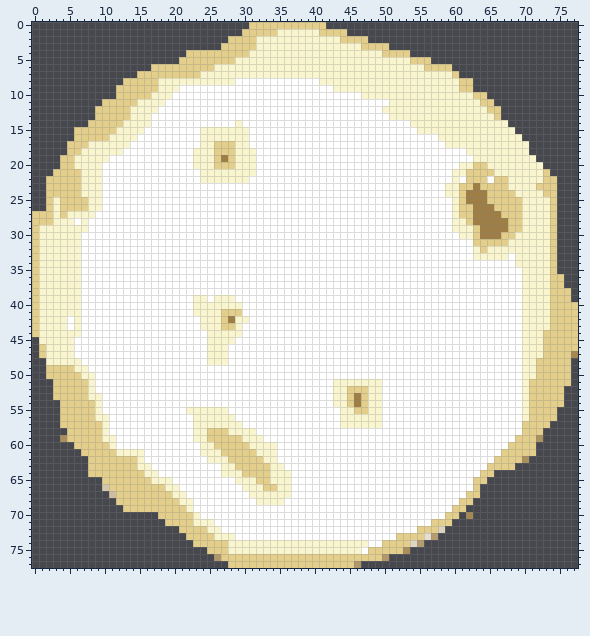
Two states of a sprite sheet, Assets/Sprites/Moon.png. Above is the file before it was changed.
The file is 78x78 pixels. Colours within 5 levels of each other are drawn and written as one.
New version:
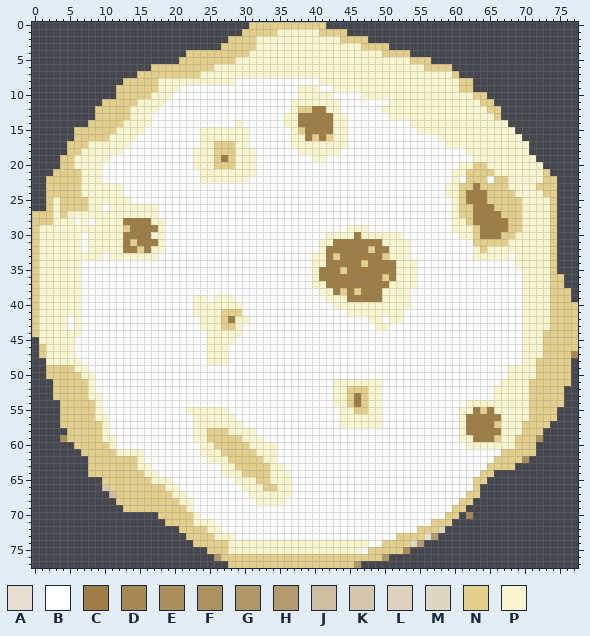
Palette (. is transparent): A #e6ded0  B #ffffff  C #9e7e44  D #a58852  E #aa8e5b  F #ad9261  G #b1986a  H #b49c70  J #cebea1  K #d4c6ac  L #ddd2be  M #e0d6c4  N #e3ce8b  P #f9f5ce
What changed:
@@ x 34..46 @@
  8 BBBBBBBPPPPPP
- 9 BBBBBBBBBPPPP
-10 BBBBBBBBBBBBB
-11 BBBBBBBBBBBBB
-12 BBBBBBBBBBBBB
-13 BBBBBBBBBBBBB
-14 BBBBBBBBBBBBB
-15 BBBBBBBBBBBBB
-16 BBBBBBBBBBBBB
-17 BBBBBBBBBBBBB
-18 BBBBBBBBBBBBB
-19 BBBBBBBBBBBBB
+ 9 BBBBPPPBBPPPP
+10 BBBBPPPPPBBBB
+11 BBBPPPPPPPBBB
+12 BBBPNNCCPPBBB
+13 BBPPCCCCCPPBB
+14 BBPPCCCCCPPBB
+15 BBBPNCCCCPPBB
+16 BBBPPCNCNPPBB
+17 BBBPPPPPPPPBB
+18 BBBBPPPPPPBBB
+19 BBBBBBPPBBBBB
 20 BBBBBBBBBBBBB
@@ x 5..56 @@
 22 NNPPPBBBBBBBBBBBBBBPPPPPPPBBBBBBBBBBBBBBBBBBBBBBBBBB
-23 NNPPPBBBBBBBBBBBBBBBBBBBBBBBBBBBBBBBBBBBBBBBBBBBBBBB
-24 NNPPPBBBBBBBBBBBBBBBBBBBBBBBBBBBBBBBBBBBBBBBBBBBBBBB
-25 NNNPPBBBBBBBBBBBBBBBBBBBBBBBBBBBBBBBBBBBBBBBBBBBBBBB
-26 NNNPPBBBBBBBBBBBBBBBBBBBBBBBBBBBBBBBBBBBBBBBBBBBBBBB
-27 PPPPBBBBBBBBBBBBBBBBBBBBBBBBBBBBBBBBBBBBBBBBBBBBBBBB
-28 PBPBBBBBBBBBBBBBBBBBBBBBBBBBBBBBBBBBBBBBBBBBBBBBBBBB
-29 PPPBBBBBBBBBBBBBBBBBBBBBBBBBBBBBBBBBBBBBBBBBBBBBBBBB
-30 PPBBBBBBBBBBBBBBBBBBBBBBBBBBBBBBBBBBBBBBBBBBBBBBBBBB
-31 PPBBBBBBBBBBBBBBBBBBBBBBBBBBBBBBBBBBBBBBBBBBBBBBBBBB
-32 PPBBBBBBBBBBBBBBBBBBBBBBBBBBBBBBBBBBBBBBBBBBBBBBBBBB
-33 PPBBBBBBBBBBBBBBBBBBBBBBBBBBBBBBBBBBBBBBBBBBBBBBBBBB
-34 PPBBBBBBBBBBBBBBBBBBBBBBBBBBBBBBBBBBBBBBBBBBBBBBBBBB
-35 PPBBBBBBBBBBBBBBBBBBBBBBBBBBBBBBBBBBBBBBBBBBBBBBBBBB
-36 PPBBBBBBBBBBBBBBBBBBBBBBBBBBBBBBBBBBBBBBBBBBBBBBBBBB
-37 PPBBBBBBBBBBBBBBBBBBBBBBBBBBBBBBBBBBBBBBBBBBBBBBBBBB
-38 PPBBBBBBBBBBBBBBBBBBBBBBBBBBBBBBBBBBBBBBBBBBBBBBBBBB
-39 PPBBBBBBBBBBBBBBBBPPBPPPBBBBBBBBBBBBBBBBBBBBBBBBBBBB
-40 PPBBBBBBBBBBBBBBBBPPPPPPPBBBBBBBBBBBBBBBBBBBBBBBBBBB
-41 PPBBBBBBBBBBBBBBBBPPPPNNNBBBBBBBBBBBBBBBBBBBBBBBBBBB
-42 BPBBBBBBBBBBBBBBBBBPPPNCPPBBBBBBBBBBBBBBBBBBBBBBBBBB
-43 BPBBBBBBBBBBBBBBBBBPPPNNPBBBBBBBBBBBBBBBBBBBBBBBBBBB
+23 NNPPPPPPBBBBBBBBBBBBBBBBBBBBBBBBBBBBBBBBBBBBBBBBBBBB
+24 NNPPPPPPBBBBBBBBBBBBBBBBBBBBBBBBBBBBBBBBBBBBBBBBBBBB
+25 NNNPPPPPPBBBBBBBBBBBBBBBBBBBBBBBBBBBBBBBBBBBBBBBBBBB
+26 NNNPPBPPPPPPPBBBBBBBBBBBBBBBBBBBBBBBBBBBBBBBBBBBBBBB
+27 PPPPPPPPPPPPPBBBBBBBBBBBBBBBBBBBBBBBBBBBBBBBBBBBBBBB
+28 PBPBPPPPCCCCPPBBBBBBBBBBBBBBBBBBBBBBBBBBBBBBBBBBBBBB
+29 PPPPPPPPNCCCCPBBBBBBBBBBBBBBBBBBBBBBBBBBPPPBBBBBBBBB
+30 PPBPPPPPCCCCPPBBBBBBBBBBBBBBBBBBBBBBBPPPPCPPPPPPBBBB
+31 PPBPPPPPCNCCCPBBBBBBBBBBBBBBBBBBBBBBPPCCCCCCCPPPPBBB
+32 PPBPPPPPCCNCPPBBBBBBBBBBBBBBBBBBBBBBPCCCCCCNCCPPPBBB
+33 PPPPPBPPPPPPPBBBBBBBBBBBBBBBBBBBBBBPPCNCCCCCCNPPPBBB
+34 PPBBBBBBBBBBBBBBBBBBBBBBBBBBBBBBBBBPPCCCCCNCCCCPPPBB
+35 PPBBBBBBBBBBBBBBBBBBBBBBBBBBBBBBBBBPCCCNCCCCCCCPPPBB
+36 PPBBBBBBBBBBBBBBBBBBBBBBBBBBBBBBBBBPCCCCCCCCCNCPPPBB
+37 PPBBBBBBBBBBBBBBBBBBBBBBBBBBBBBBBBBPPCCCCCCCCCPPPPBB
+38 PPBBBBBBBBBBBBBBBBBBBBBBBBBBBBBBBBBBPPCNCNCCCPPPPBBB
+39 PPBBBBBBBBBBBBBBBBPPBPPPBBBBBBBBBBBBBPPPCCCCCPPPPBBB
+40 PPBBBBBBBBBBBBBBBBPPPPPPPBBBBBBBBBBBBBPPPPPPPPPPPBBB
+41 PPBBBBBBBBBBBBBBBBPPPPNNNBBBBBBBBBBBBBBBPPPPPPPPBBBB
+42 BPBBBBBBBBBBBBBBBBBPPPNCPPBBBBBBBBBBBBBBBBBPPBPPBBBB
+43 BPBBBBBBBBBBBBBBBBBPPPNNPBBBBBBBBBBBBBBBBBBBPPBBBBBB
 44 PPBBBBBBBBBBBBBBBBBBPPPPPBBBBBBBBBBBBBBBBBBBBBBBBBBB
@@ x 59..71 @@
 48 BBBBBBBBBBBPP
-49 BBBBBBBBBBBPP
-50 BBBBBBBBBBBPP
-51 BBBBBBBBBBBPN
-52 BBBBBBBBBBBPN
-53 BBBBBBBBBBBPN
-54 BBBBBBBBBBBPN
-55 BBBBBBBBBBBPN
-56 BBBBBBBBBBBPN
-57 BBBBBBBBBBBNN
-58 BBBBBBBBBBBNN
-59 BBBBBBBBBBNNN
-60 BBBBBBBBBNNNN
+49 BBBBBBBBBPPPP
+50 BBBBBBBBBPPPP
+51 BBBBBBBBPPPPN
+52 BBBBBBBPPPPPN
+53 BBBBBBBPPPPPN
+54 BBBPPPPPPPPPN
+55 BBPPCNCPPPPPN
+56 BBPCCCCCPPPPN
+57 BBPCCCCNPPPNN
+58 BBPCCCCCPPPNN
+59 BBPPCCCNPPNNN
+60 BBBPPPPPPPNNN
 61 BBBBBBBBNNNNN
Where, in picture pixels (left, top, right, bottom), the same in both pictures:
changed: (284, 85, 347, 162)
changed: (81, 183, 165, 260)
changed: (312, 225, 417, 330)
changed: (459, 365, 522, 449)
